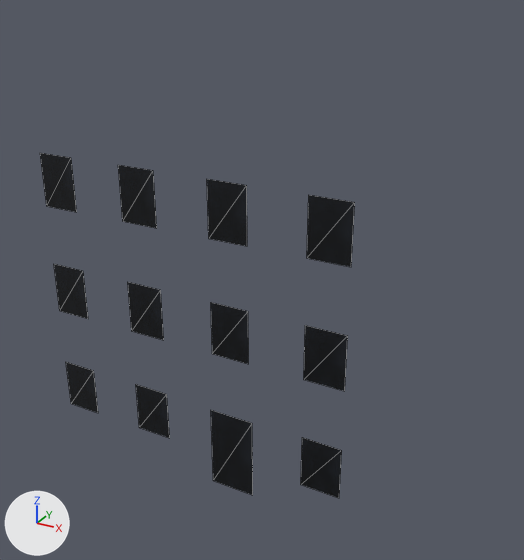
The OBJ model resources/blender/zombie_street/Street_BlockR2_Glass.obj, before and after one commit.
Rendered twice from a 50 mm lens placed at (8.46, -13.94, 12.76), pointed at (0.65, 0.27, 5.66). Arrows for +X, +Y and +Z are at lower left; the lights stay in place. The first picture is the older version. Mesh edges are drawn as thin lines. Where no turn or scale is listed for an object, it has been applied to the vertices.

Objects in the first picture: 'Street_BlockR2_Glass'.
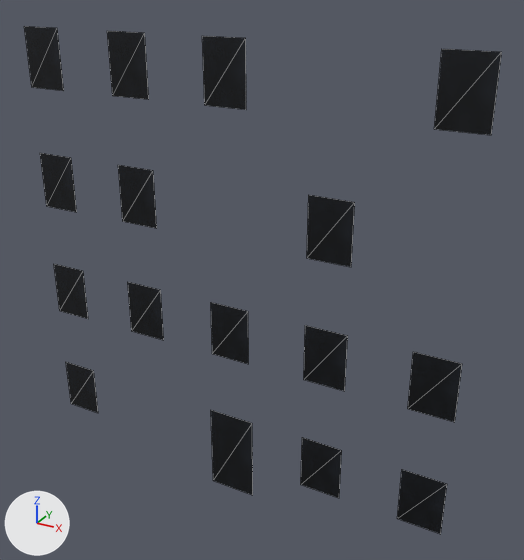
Where the change shows, as pixel boxes (x1, y1, x2, y2) in the pictures (524 x 560 px; the box of a moved part takes in the faces that stretch with it):
'Street_BlockR2_Glass', reshaped (52% wider, 47% taller)
    before: (40, 153, 355, 498)
    after: (24, 26, 502, 534)
part 1 of me_street_blockr2_glass, moved or reshaped
    before: (207, 179, 247, 246)
    after: (24, 26, 64, 91)
part 2 of me_street_blockr2_glass, moved or reshaped
    before: (136, 384, 170, 438)
    after: (107, 31, 149, 100)
part 3 of me_street_blockr2_glass, added
    after: (202, 36, 246, 110)
part 4 of me_street_blockr2_glass, added
    after: (397, 470, 447, 534)
part 5 of me_street_blockr2_glass, added
    after: (408, 352, 462, 422)
part 6 of me_street_blockr2_glass, added
    after: (434, 49, 502, 135)

Patch to the scene script:
```diff
--- a/resources/blender/zombie_street/Street_BlockR2_Glass.obj.py
+++ b/resources/blender/zombie_street/Street_BlockR2_Glass.obj.py
@@ me_street_blockr2_glass @@
 # used by ob_street_blockr2_glass; location = (0.0, 0.0, 0.0)
-me_street_blockr2_glass.from_pydata(...)  # 48 vertices, 24 faces; spans x -5.74..3.13, y -0.23..-0.22, z -0.55..8.15
+me_street_blockr2_glass.from_pydata(...)  # 64 vertices, 32 faces; spans x -5.74..5.74, y -0.23..-0.22, z -0.55..11.3
+# me_street_blockr2_glass part 1: the loose piece of 4 vertices spanning x -0.54..0.54, y -0.22, z 6.68..8.15 is moved by (-5.2, 0.0, 3.15)
+# me_street_blockr2_glass part 2: the loose piece of 4 vertices spanning x -3.13..-2.07, y -0.22, z 0.38..1.85 is moved by (0.0, 0.0, 9.45)
+# me_street_blockr2_glass part 3: the loose piece of 4 vertices spanning x -0.54..0.54, y -0.22, z 6.68..8.15 is copied, and the copy is moved by (0.0, 0.0, 3.15); it spans x -0.54..0.54, y -0.22, z 9.83..11.3
+# me_street_blockr2_glass part 4: the loose piece of 4 vertices spanning x 2.07..3.13, y -0.22, z 0.38..1.85 is copied, and the copy is moved by (2.6, 0.0, 0.0); it spans x 4.66..5.74, y -0.22, z 0.38..1.85
+# me_street_blockr2_glass part 5: the loose piece of 4 vertices spanning x 2.07..3.13, y -0.22, z 3.53..5.0 is copied, and the copy is moved by (2.6, 0.0, 0.0); it spans x 4.66..5.74, y -0.22, z 3.53..5.0
+# me_street_blockr2_glass part 6: the loose piece of 4 vertices spanning x 2.07..3.13, y -0.22, z 6.68..8.15 is copied, and the copy is moved by (2.6, 0.0, 3.15); it spans x 4.66..5.74, y -0.22, z 9.83..11.3
 me_street_blockr2_glass.materials.append(mat_windowglass)
```
